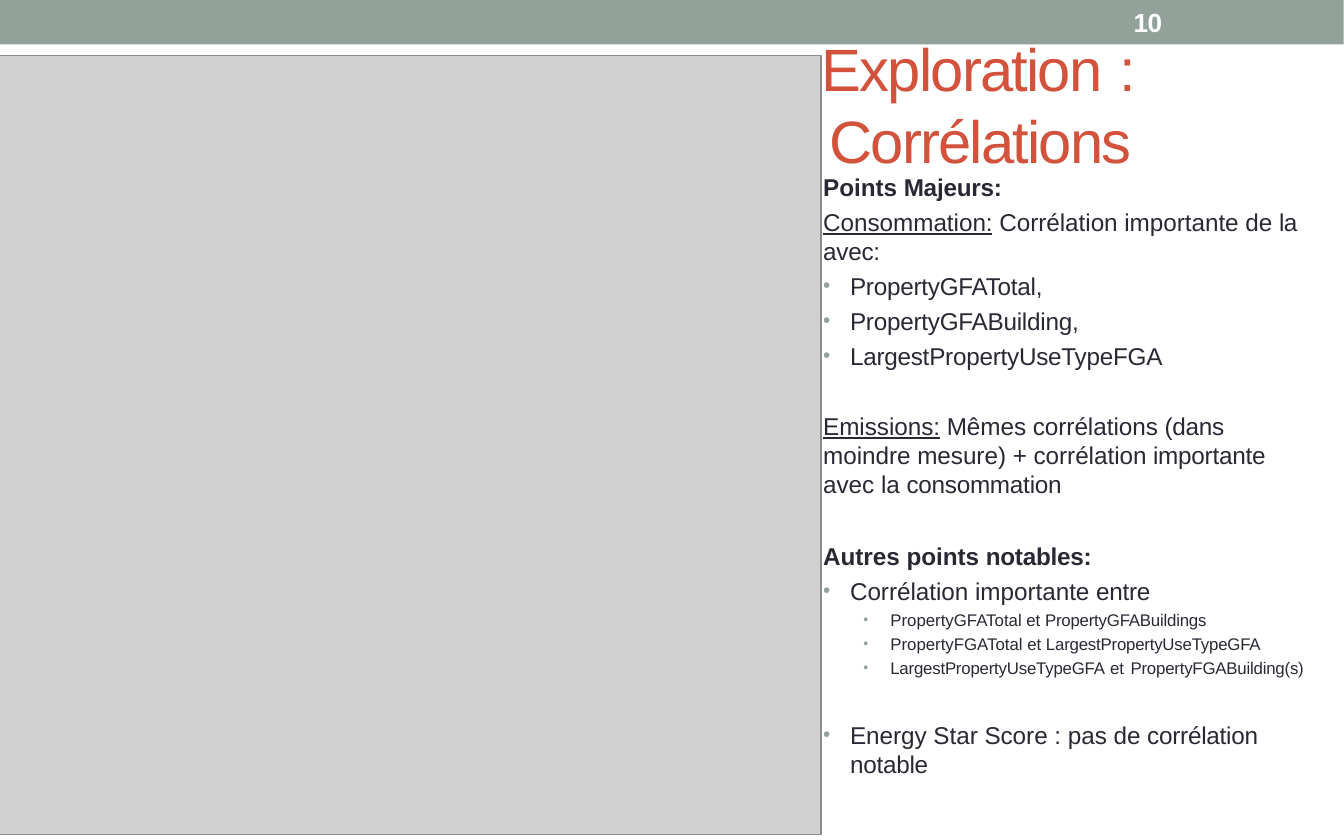
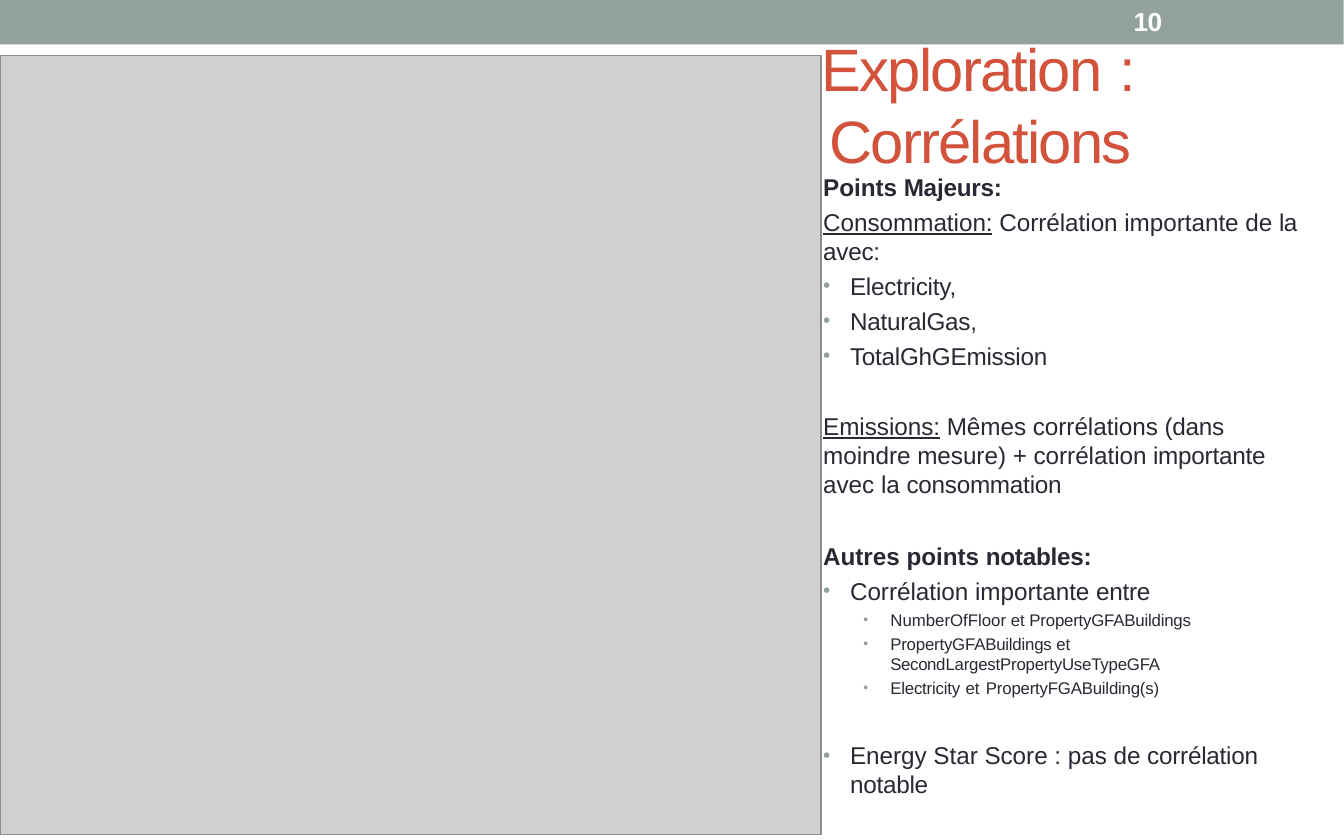
Before and after one commit to wdavid93/OpenClassRoom, a slide deck: slide 10 of Projet_4/Livrable/soutenance projet 4_mm .pptx. Drawn at 1344x840 pixels with LibreOffice and Linux fonts; fonts in the diff are those of the drawing; grey boxes stand for pictures. Boxes give left, top, right and bottom in pixels: in the first picture for what was removed or moved away, otherwise in the second. Text is boxed around its words. In the diff, an @@ line names an element or a change of style, - is before the commit and + after.

```diff
--- a/Projet_4/Livrable/soutenance projet 4_mm .pptx
+++ b/Projet_4/Livrable/soutenance projet 4_mm .pptx
@@ text at box(850, 277, 1047, 366): text changed @@
-• PropertyGFATotal,
-• PropertyGFABuilding,
-• LargestPropertyUseTypeFGA
+• Electricity,
+• NaturalGas,
+• TotalGhGEmission
@@ text at box(890, 613, 1190, 698): text changed @@
-  • PropertyGFATotal et PropertyGFABuildings
-  • PropertyFGATotal et LargestPropertyUseTypeGFA
-  • LargestPropertyUseTypeGFA et PropertyFGABuilding(s)
+  • NumberOfFloor et PropertyGFABuildings
+  • PropertyGFABuildings et SecondLargestPropertyUseTypeGFA
+  • Electricity et PropertyFGABuilding(s)
```
Also in this commit, not shown: 7 other slides changed, 4 slides added, 16 other files.
